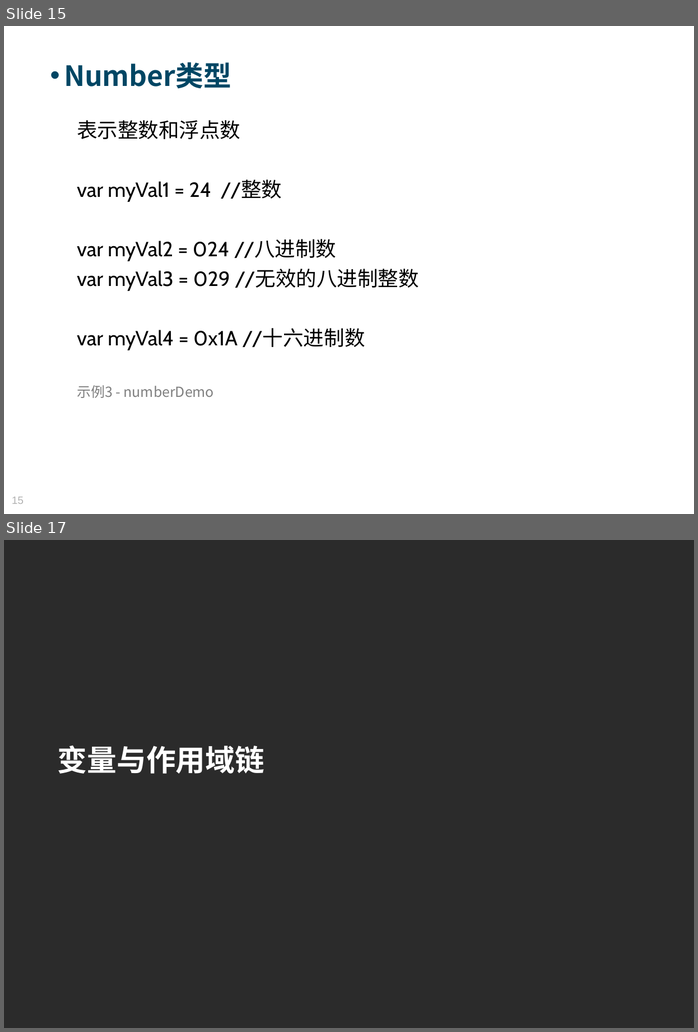
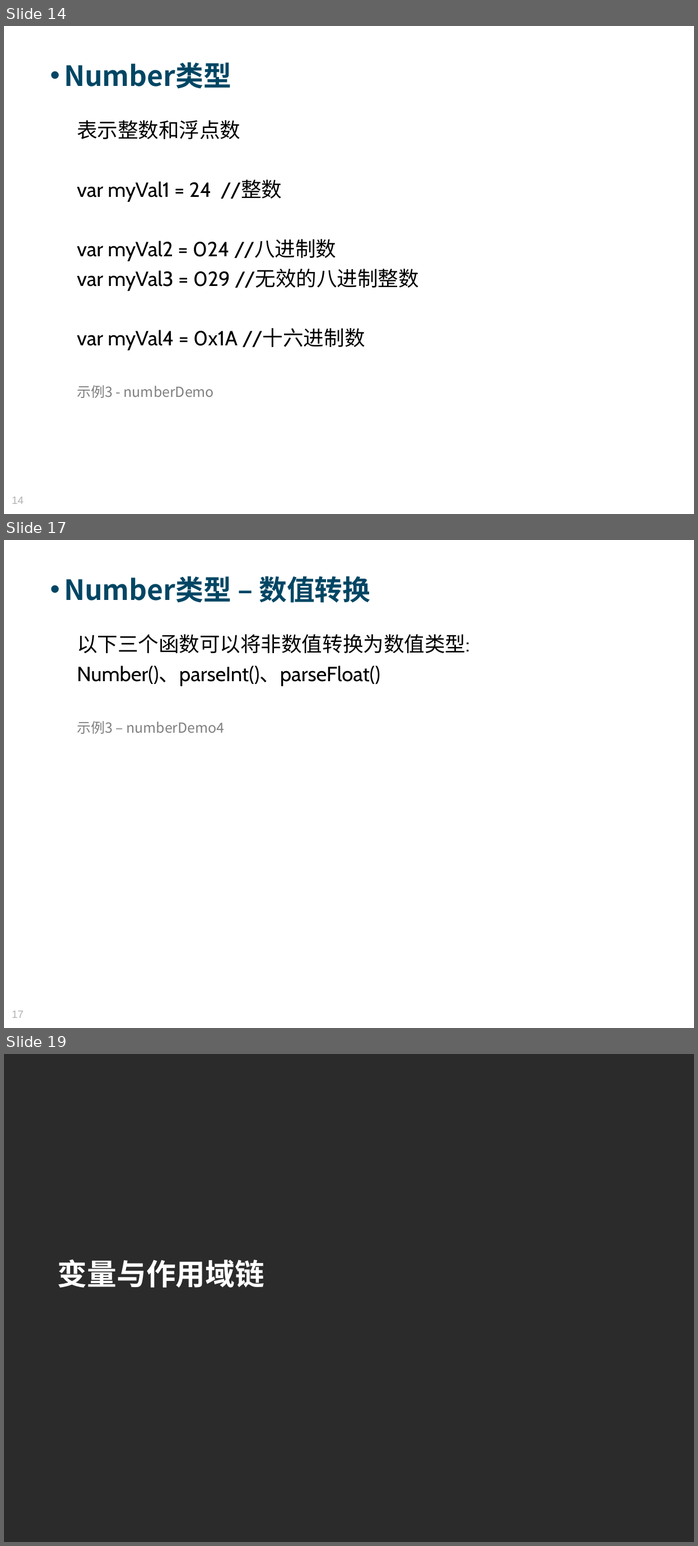
Before and after one commit to Moses824/Train-Javascript-Basic, a slide deck: Train_Javascript_Basic.ppt. Shown one above the other, each under a label of ours: slides 15 and 17 before the commit, slides 14, 17 and 19 after it; the slides between them are not shown. The pictures are 698x1032 and 698x1546 pixels, drawn with LibreOffice and Linux fonts; fonts in the diff are those of the drawing; background and template pictures are left out; a plain dark background stands for a picture behind light text. Boxes give left, top, right and bottom in pixels: in the first picture for what was removed or moved away, otherwise in the second. Text is boxed around its words. In the diff, an @@ line names an element or a change of style, - is before the commit and + after.

```diff
--- a/Train_Javascript_Basic.ppt
+++ b/Train_Javascript_Basic.ppt
@@ slide 17 added at [4,540,694,1028], background picture (left out) @@
@@ text added at [64,576,370,603], 34 pt, text #004664, bold @@
+• Number类型 – 数值转换
@@ text added at [77,634,469,734], 25 pt, text #000000 @@
+以下三个函数可以将非数值转换为数值类型:
+Number()、parseInt()、parseFloat()
+示例3 – numberDemo4
@@ page number added at [12,1010,24,1018], 13 pt, text #B2B2B2 @@
+17
@@ what was slide 15 is now slide 14 @@
@@ page number at [12,496,24,504]: text changed @@
-15
+14
@@ what was slide 17 is now slide 19 @@
```
Also in this commit, not shown: 2 slides changed, 4 other slides added, 2 slides removed, 1 other file.
